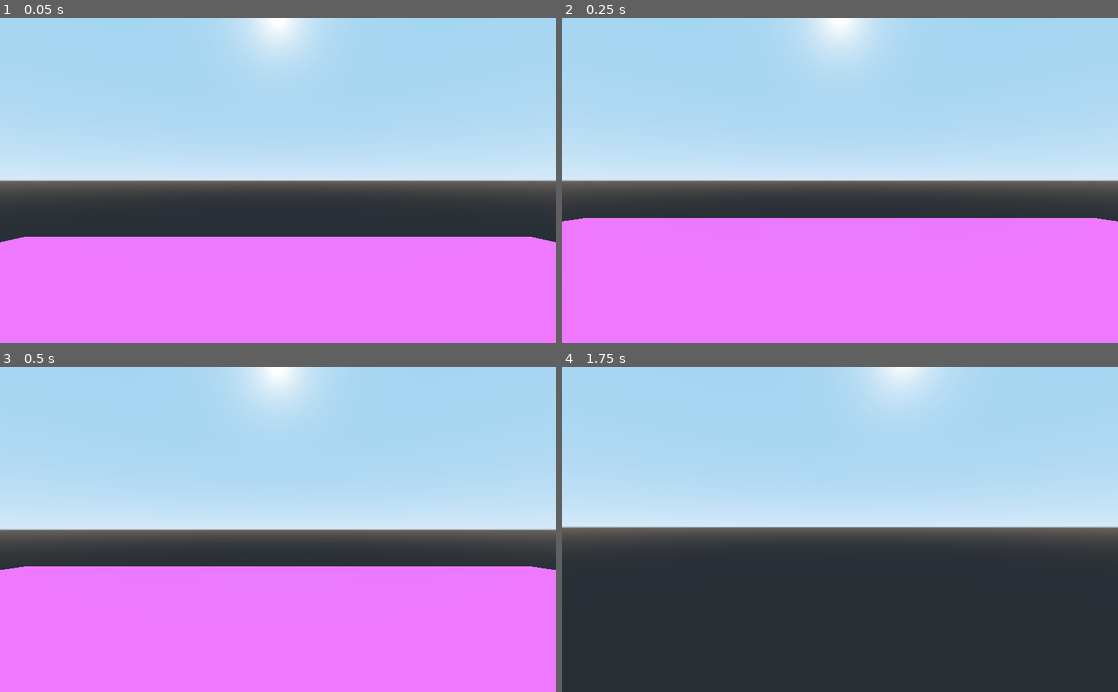
Above: before the commit, frames 1-4 (two rows, left to right).
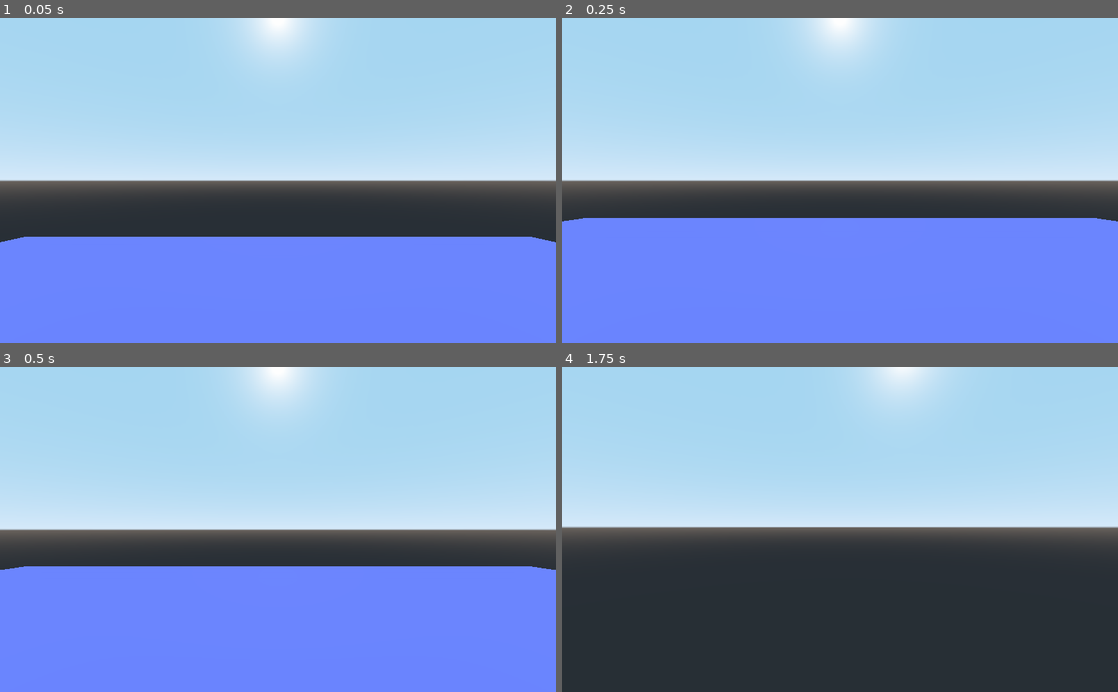
Above: after the commit, the same moments.

Repository: AlecAcosta/MyFirstFPS-Godot
Game: Godot game, scene res://World.tscn
Same seed, same stepped clock (60 frames per second), same inputs: the game is played once before the commit and once after it.
Inputs (mouse positions are in pixels of both pictures, inside the frame that each line leads up to):
- Up to frame 1 (0.05 s): no input
- Up to frame 2 (0.25 s): no input
- Up to frame 3 (0.5 s): no input
- Up to frame 4 (1.75 s): tap Enter (ui_accept) at 0.5, 0.77, 1.52 s; move the mouse to (867, 529) at 0.52 s; hold W (move_forward) from 0.53 s (still down); move the mouse to (812, 529) at 1.27 s

The runs differ from the first frame. In frame 1, 33% of the frame differs, in the area x 0-100%, y 67-100%; in frame 2, 38%; in frame 3, 39%, in the area x 0-100%, y 61-100%; in frame 4, nothing differs.

Commit message:
platform color changed to blue

Diff:
--- a/World.tscn
+++ b/World.tscn
@@ -8,7 +8,7 @@
 [sub_resource type="CubeMesh" id=2]
 
 [sub_resource type="SpatialMaterial" id=3]
-albedo_color = Color( 0.992157, 0.431373, 0.956863, 1 )
+albedo_color = Color( 0.431373, 0.478431, 0.992157, 1 )
 
 [node name="World" type="Spatial"]
 
